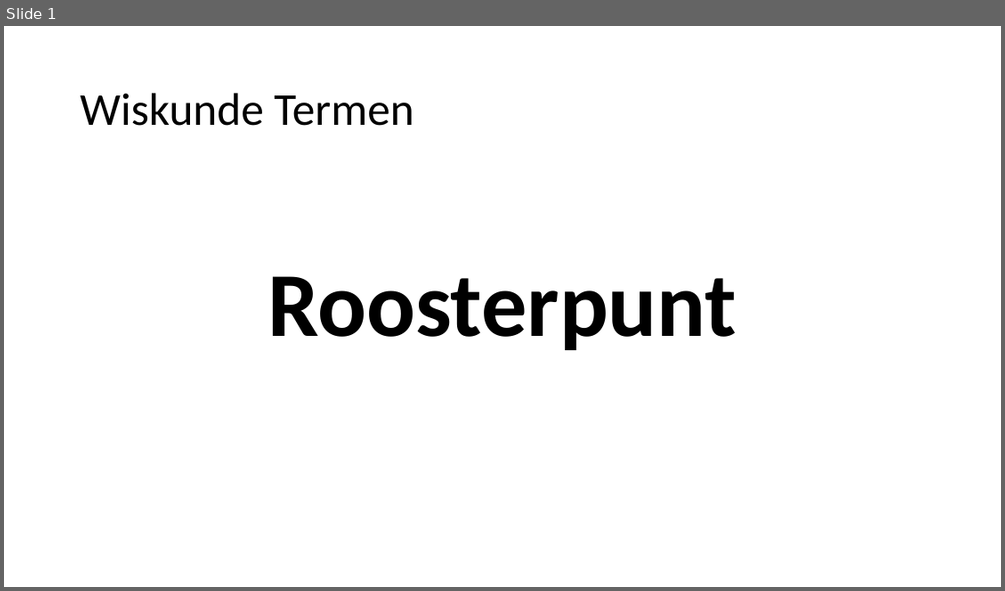
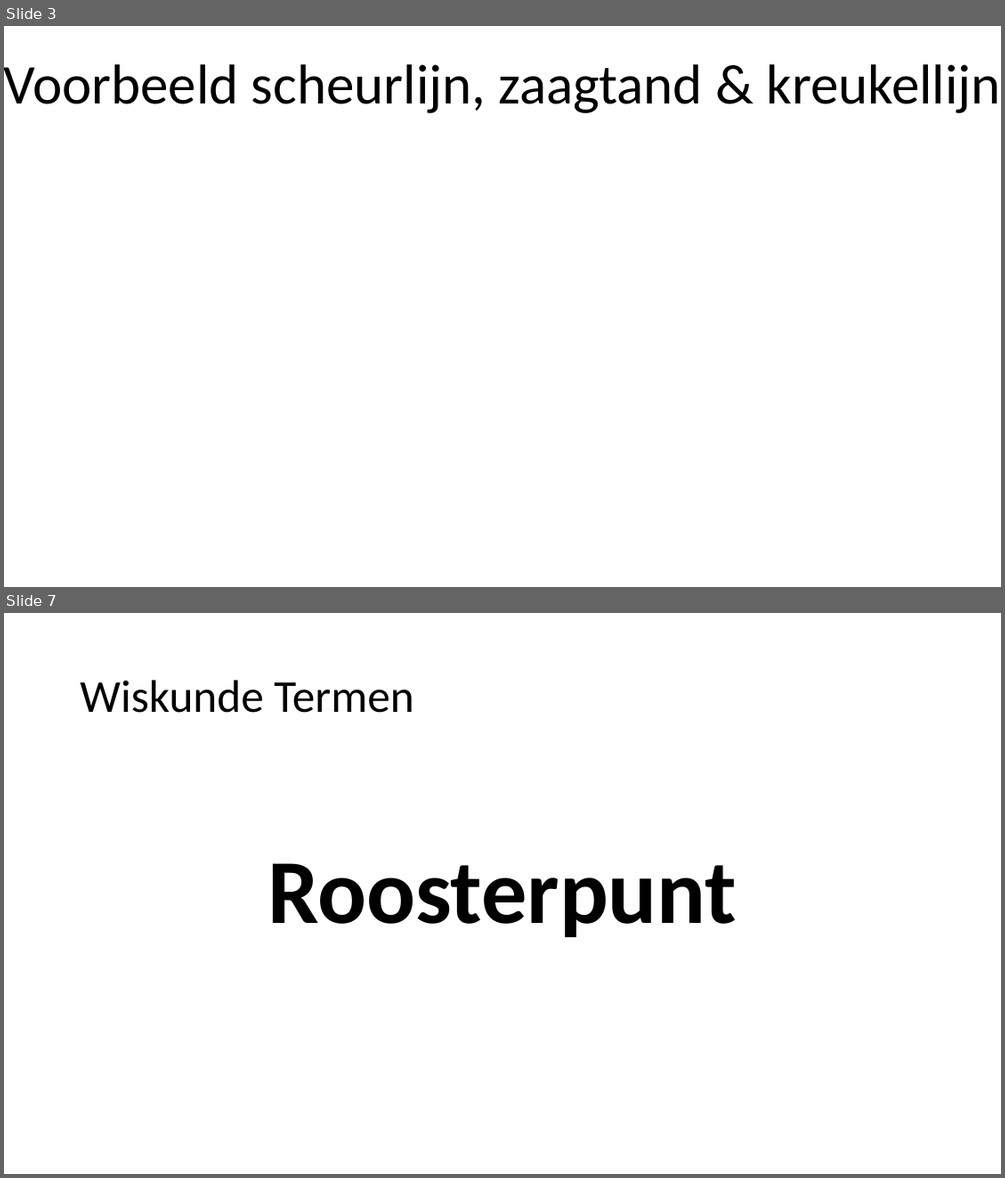
Before and after one commit to heinvinkel/wiskundetermen, a slide deck: verbanden en formules/AAAAverbanden en formules.pptx. Shown one above the other, each under a label of ours: slide 1 before the commit, slides 3 and 7 after it; the slides between them are not shown. The pictures are 1005x591 and 1005x1178 pixels, drawn with LibreOffice and Linux fonts; fonts in the diff are those of the drawing. Boxes give left, top, right and bottom in pixels: in the first picture for what was removed or moved away, otherwise in the second. Text is boxed around its words. In the diff, an @@ line names an element or a change of style, - is before the commit and + after.

```diff
--- a/verbanden en formules/AAAAverbanden en formules.pptx
+++ b/verbanden en formules/AAAAverbanden en formules.pptx
@@ slide 3 added at (4, 26, 1001, 587), background #FFFFFF @@
@@ title added at (4, 64, 1000, 113), 54 pt, text #000000 @@
+Voorbeeld scheurlijn, zaagtand & kreukellijn
@@ what was slide 1 is now slide 7 @@
```
Also in this commit, not shown: 5 other slides added, 7 other files.
